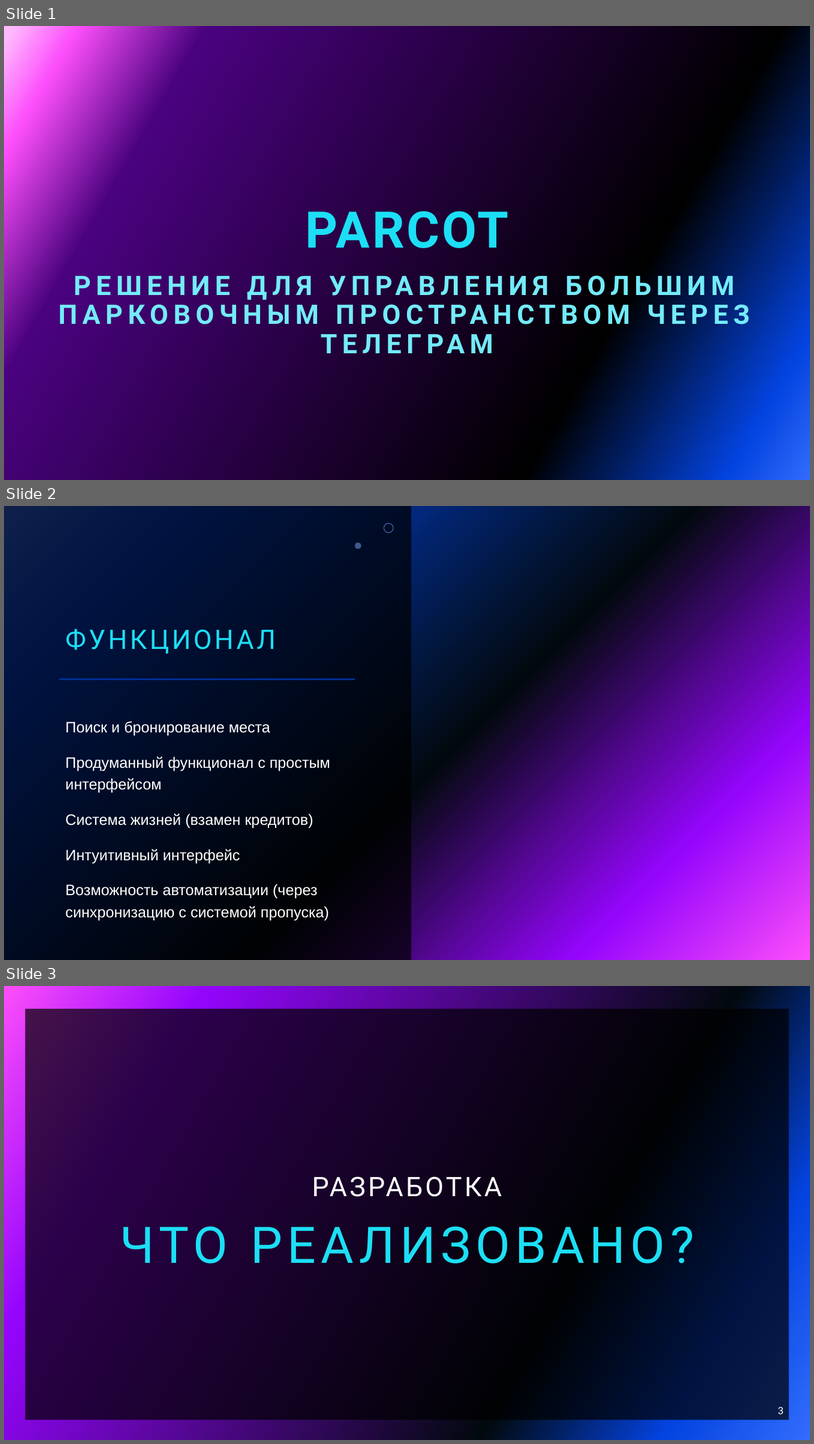
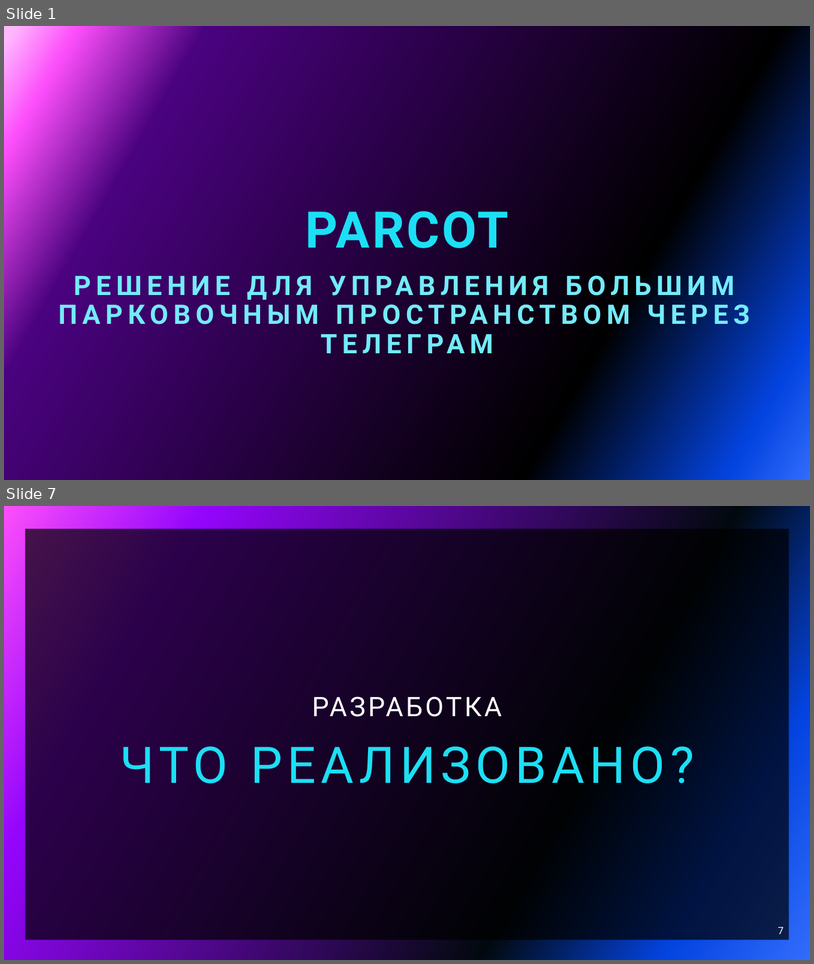
Before and after one commit to KrivoSoft/Parcot, a slide deck: Презентация Parcot.pptx. Shown one above the other, each under a label of ours: slides 1, 2 and 3 before the commit, slides 1 and 7 after it; the slides between them are not shown. The pictures are 814x1444 and 814x964 pixels, drawn with LibreOffice and Linux fonts; fonts in the diff are those of the drawing; background and template pictures are left out. Boxes give left, top, right and bottom in pixels: in the first picture for what was removed or moved away, otherwise in the second. Text is boxed around its words. In the diff, an @@ line names an element or a change of style, - is before the commit and + after.

```diff
--- a/Презентация Parcot.pptx
+++ b/Презентация Parcot.pptx
@@ slide 2 removed at (x1=4, y1=506, x2=810, y2=960), background gradient #316CFC to #0343DF to #02090E to #9405FC to #FC4EFB @@
@@ rectangle removed at (x1=4, y1=506, x2=412, y2=960) @@
@@ ellipse removed at (x1=384, y1=523, x2=393, y2=532) @@
@@ freeform shape removed at (x1=355, y1=542, x2=362, y2=549) @@
@@ line removed from (59, 679) to (355, 679) @@
@@ text removed at (x1=65, y1=721, x2=330, y2=920) @@
-Поиск и бронирование места
-Продуманный функционал с простым интерфейсом
-Система жизней (взамен кредитов)
-Интуитивный интерфейс
-Возможность автоматизации (через синхронизацию с системой пропуска)
@@ title removed at (x1=168, y1=756, x2=254, y2=771) @@
-ФУНКЦИОНАЛ
@@ what was slide 3 is now slide 7 @@
@@ page number at (x1=779, y1=927, x2=784, y2=934): text changed @@
-3
+7
```
Also in this commit, not shown: 3 slides changed, 7 slides added, 2 other slides removed.
